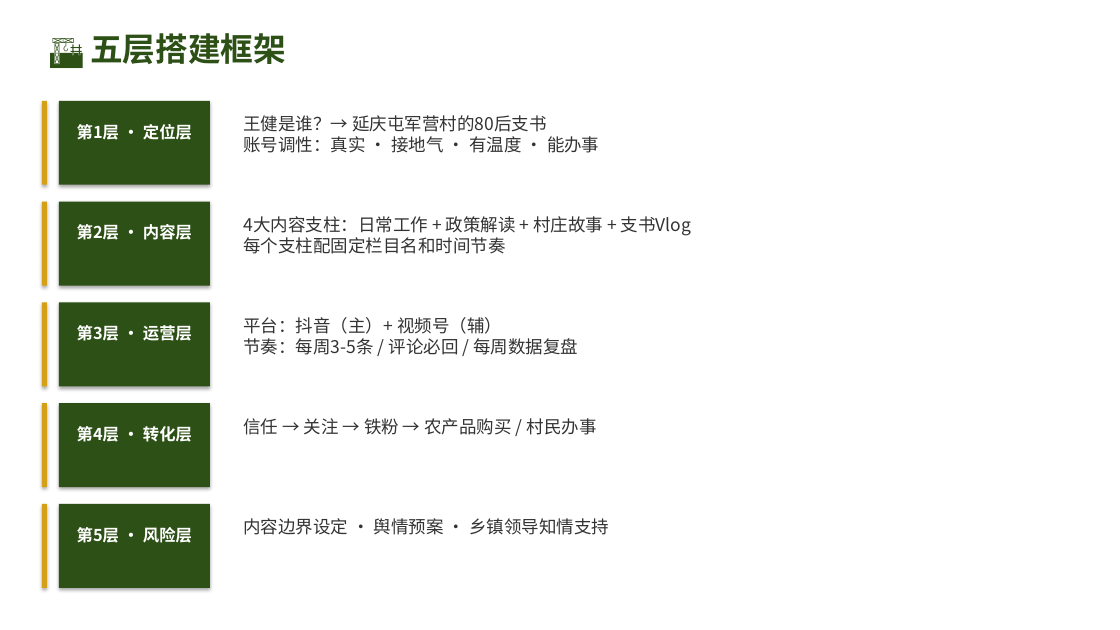
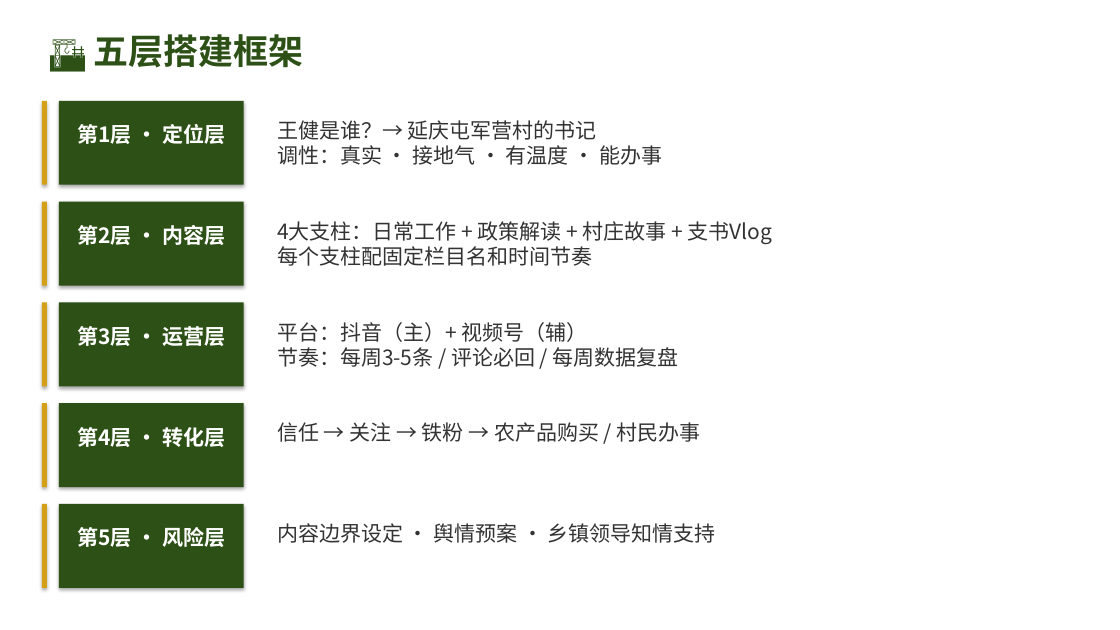
Before and after one commit to 975801846-star/workspace-outputs, a slide deck: slide 7 of tunjunying/PPT_python-pptx版.pptx. Drawn at 1120x630 pixels with LibreOffice and Linux fonts; fonts in the diff are those of the drawing. Boxes give left, top, right and bottom in pixels: in the first picture for what was removed or moved away, otherwise in the second. Text is boxed around its words. In the diff, an @@ line names an element or a change of style, - is before the commit and + after.

```diff
--- a/tunjunying/PPT_python-pptx版.pptx
+++ b/tunjunying/PPT_python-pptx版.pptx
@@ text "🏗 五层搭建框架" at box(93, 34, 303, 68): size 28 to 30 pt @@
@@ rectangle: place and size @@
-rectangle at box(59, 101, 210, 185)
+rectangle at box(59, 101, 244, 185)
@@ text at box(277, 120, 662, 165): text changed; size 15 to 18 pt @@
-王健是谁？→ 延庆屯军营村的80后支书
-账号调性：真实 · 接地气 · 有温度 · 能办事
+王健是谁？→ 延庆屯军营村的书记
+调性：真实 · 接地气 · 有温度 · 能办事
@@ rectangle: place and size @@
-rectangle at box(59, 202, 210, 286)
+rectangle at box(59, 202, 244, 286)
@@ text at box(277, 221, 773, 266): text changed; size 15 to 18 pt @@
-4大内容支柱：日常工作 + 政策解读 + 村庄故事 + 支书Vlog
-每个支柱配固定栏目名和时间节奏
+4大支柱：日常工作 + 政策解读 + 村庄故事 + 支书Vlog
+每个支柱配固定栏目名和时间节奏
@@ rectangle: place and size @@
-rectangle at box(59, 302, 210, 386)
+rectangle at box(59, 302, 244, 386)
@@ text "平台：抖音（主）+ 视频号（辅） 节奏：每周3-5条 / 评论必回 ...": place and size @@
-text "平台：抖音（主）+ 视频号（辅） 节奏：每周3-5条 / 评论必回 ..." at box(243, 317, 578, 355)
+text "平台：抖音（主）+ 视频号（辅） 节奏：每周3-5条 / 评论必回 ..." at box(277, 322, 679, 367)
@@ rectangle: place and size @@
-rectangle at box(59, 403, 210, 487)
+rectangle at box(59, 403, 244, 487)
@@ text "信任 → 关注 → 铁粉 ...": place and size @@
-text "信任 → 关注 → 铁粉 ..." at box(243, 418, 597, 435)
+text "信任 → 关注 → 铁粉 ..." at box(277, 422, 701, 442)
@@ rectangle: place and size @@
-rectangle at box(59, 504, 210, 588)
+rectangle at box(59, 504, 244, 588)
@@ size 14 to 18 pt in 5 elements at box(77, 124, 225, 144), box(77, 225, 225, 245), box(77, 326, 225, 346), box(77, 427, 225, 447), box(77, 527, 225, 547) @@
@@ size 15 to 18 pt in 3 elements at box(277, 322, 679, 367), box(277, 422, 701, 442), box(277, 523, 716, 543) @@
@@ text "内容边界设定 · 舆情预案 · 乡镇领导知情支持": place and size @@
-text "内容边界设定 · 舆情预案 · 乡镇领导知情支持" at box(243, 518, 609, 535)
+text "内容边界设定 · 舆情预案 · 乡镇领导知情支持" at box(277, 523, 716, 543)
```
Also in this commit, not shown: 16 other slides changed, 1 slide added.
